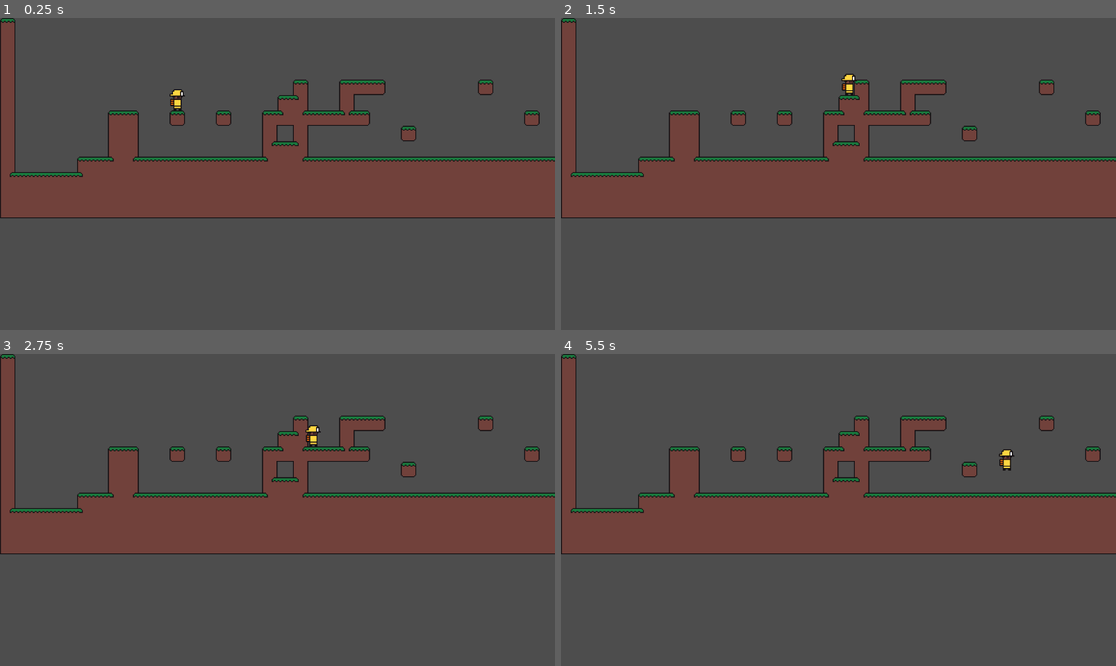
Above: before the commit, frames 1-4 (two rows, left to right).
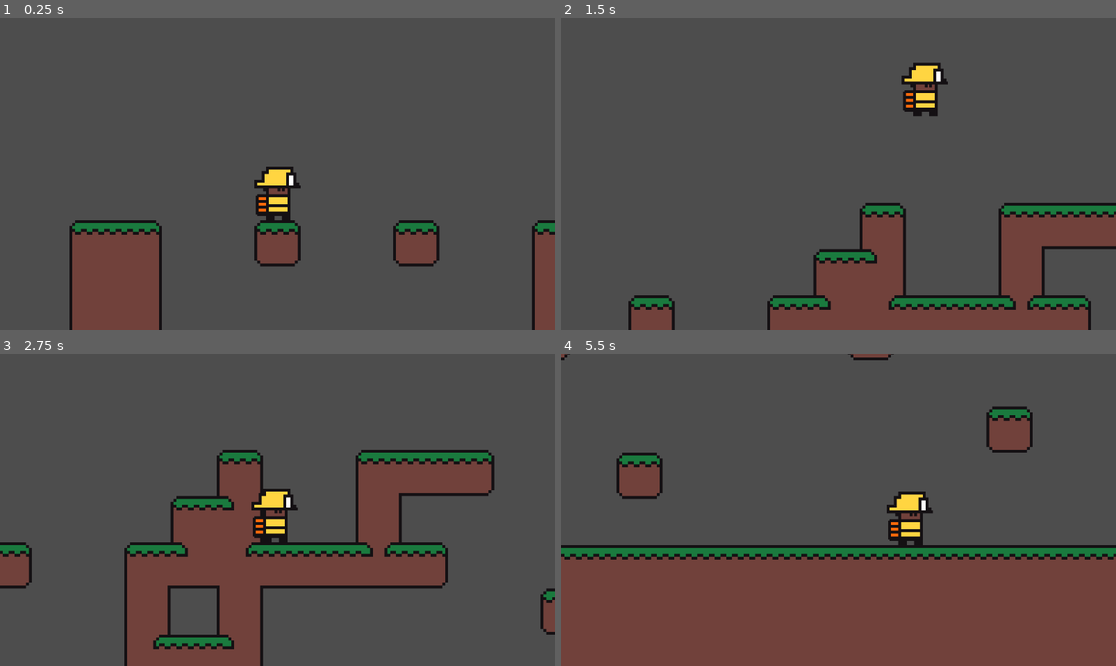
Above: after the commit, the same moments.

Repository: noah-eben/Nature-Rescue-Game
Game: Godot game, scene res://scenes/level_zero.tscn
Same seed, same stepped clock (60 frames per second), same inputs: the game is played once before the commit and once after it. Before the commit the project has no main scene; this scene is started directly in both runs.
Inputs (mouse positions are in pixels of both pictures, inside the frame that each line leads up to):
- Up to frame 1 (0.25 s): no input
- Up to frame 2 (1.5 s): tap Enter (ui_accept) at 0.5, 0.77 s; move the mouse to (960, 158) at 0.52 s; hold Right (ui_right) from 0.53 s (still down); move the mouse to (727, 189) at 1.27 s
- Up to frame 3 (2.75 s): tap Enter (ui_accept) at 1.52 s; move the mouse to (333, 441) at 2.02 s; release Right (ui_right) at 2.03 s; hold Left (ui_left) from 2.03 s (still down)
- Up to frame 4 (5.5 s): move the mouse to (810, 572) at 2.77 s; release Left (ui_left) at 2.78 s; hold Right (ui_right) 2.78-4.28 s; tap Enter (ui_accept) at 3.02, 3.77, 4.52 s; move the mouse to (1005, 556) at 3.52 s; move the mouse to (672, 463) at 4.27 s; hold Left (ui_left) 4.28-5.03 s; move the mouse to (866, 510) at 5.02 s; hold Right (ui_right) from 5.03 s (still down)

The runs differ from the first frame. In frame 1, 34% of the frame differs, in the area x 0-100%, y 0-100%; in frame 2, 39%; in frame 3, 38%; in frame 4, 63%.

Commit message:
Added camera and edited player sprite

Diff:
--- a/project.godot
+++ b/project.godot
@@ -11,6 +11,7 @@
 [application]
 
 config/name="Nature Rescue Game"
+run/main_scene="uid://canc6eqk7dls7"
 config/features=PackedStringArray("4.4", "GL Compatibility")
 config/icon="res://icon.svg"
 
--- a/scenes/firefighter.tscn
+++ b/scenes/firefighter.tscn
@@ -4,7 +4,7 @@
 [ext_resource type="Texture2D" uid="uid://blq7xks3bvnvc" path="res://sprites/firefighter.png" id="1_7tw2i"]
 
 [sub_resource type="CapsuleShape2D" id="CapsuleShape2D_pshym"]
-height = 38.0
+radius = 8.0
 
 [node name="Firefighter" type="CharacterBody2D"]
 script = ExtResource("1_3hqrn")
@@ -15,5 +15,5 @@
 texture = ExtResource("1_7tw2i")
 
 [node name="CollisionShape2D" type="CollisionShape2D" parent="."]
-position = Vector2(0, 3)
+position = Vector2(0, 7)
 shape = SubResource("CapsuleShape2D_pshym")
--- a/scenes/level_zero.tscn
+++ b/scenes/level_zero.tscn
@@ -1,6 +1,7 @@
-[gd_scene load_steps=5 format=4 uid="uid://canc6eqk7dls7"]
+[gd_scene load_steps=6 format=4 uid="uid://canc6eqk7dls7"]
 
 [ext_resource type="Texture2D" uid="uid://cfjufiyeltheh" path="res://sprites/tilesetTwo.png" id="1_40n3l"]
+[ext_resource type="Script" uid="uid://b4si8dhg2rbh6" path="res://scripts/camera_2d.gd" id="2_a0gos"]
 [ext_resource type="PackedScene" uid="uid://chx1cwetvjvyu" path="res://scenes/firefighter.tscn" id="2_buf0d"]
 
 [sub_resource type="TileSetAtlasSource" id="TileSetAtlasSource_buf0d"]
@@ -400,5 +401,14 @@
 tile_map_data = PackedByteArray("AAAGAAkAAAAKAAAAAAAHAAkAAAAFAAEAAAAIAAkAAAAGAAEAAAACAAoAAAAKAAAAAAADAAoAAAAKAAAAAAAEAA …(4896 unchanged characters)…
 tile_set = SubResource("TileSet_a0gos")
 
+[node name="Camera2D" type="Camera2D" parent="."]
+zoom = Vector2(3, 3)
+limit_left = 0
+limit_top = 0
+limit_right = 1880
+limit_bottom = 400
+editor_draw_limits = true
+script = ExtResource("2_a0gos")
+
 [node name="Firefighter" parent="." instance=ExtResource("2_buf0d")]
 position = Vector2(368, 153)
--- /dev/null
+++ b/scripts/camera_2d.gd
@@ -0,0 +1,10 @@
+extends Camera2D
+
+@onready var player : CharacterBody2D = $"../Firefighter"
+@export var speed = 5
+
+func _ready() -> void:
+	position = player.position
+
+func _physics_process(delta: float) -> void:
+	position = lerp(position, player.position, speed * delta)
--- a/scripts/firefighter.gd
+++ b/scripts/firefighter.gd
@@ -2,7 +2,7 @@
 
 
 const SPEED = 300.0
-const JUMP_VELOCITY = -400.0
+const JUMP_VELOCITY = -600.0
 
 
 func _physics_process(delta: float) -> void:
Not shown, added: scripts/camera_2d.gd.uid
Binary file changed: sprites/firefighter.png
Binary file changed: sprites/sketch 1.aseprite
